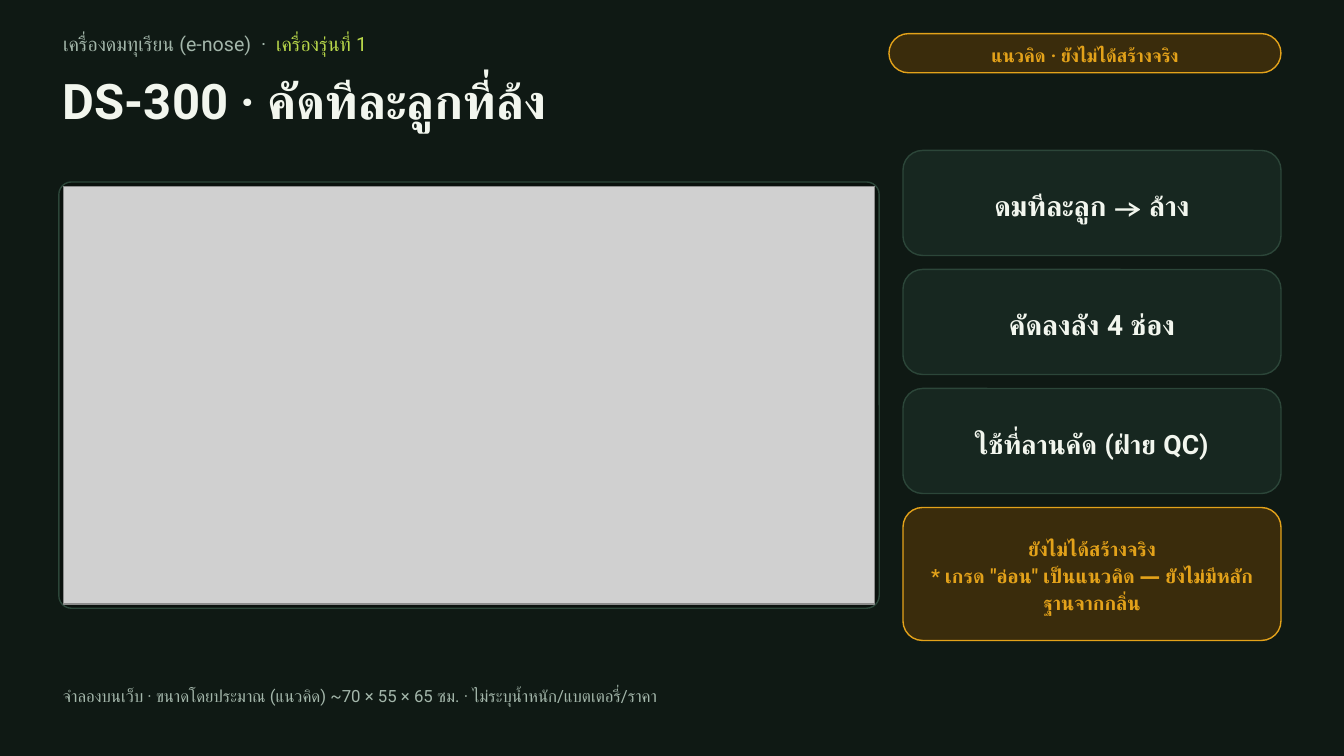
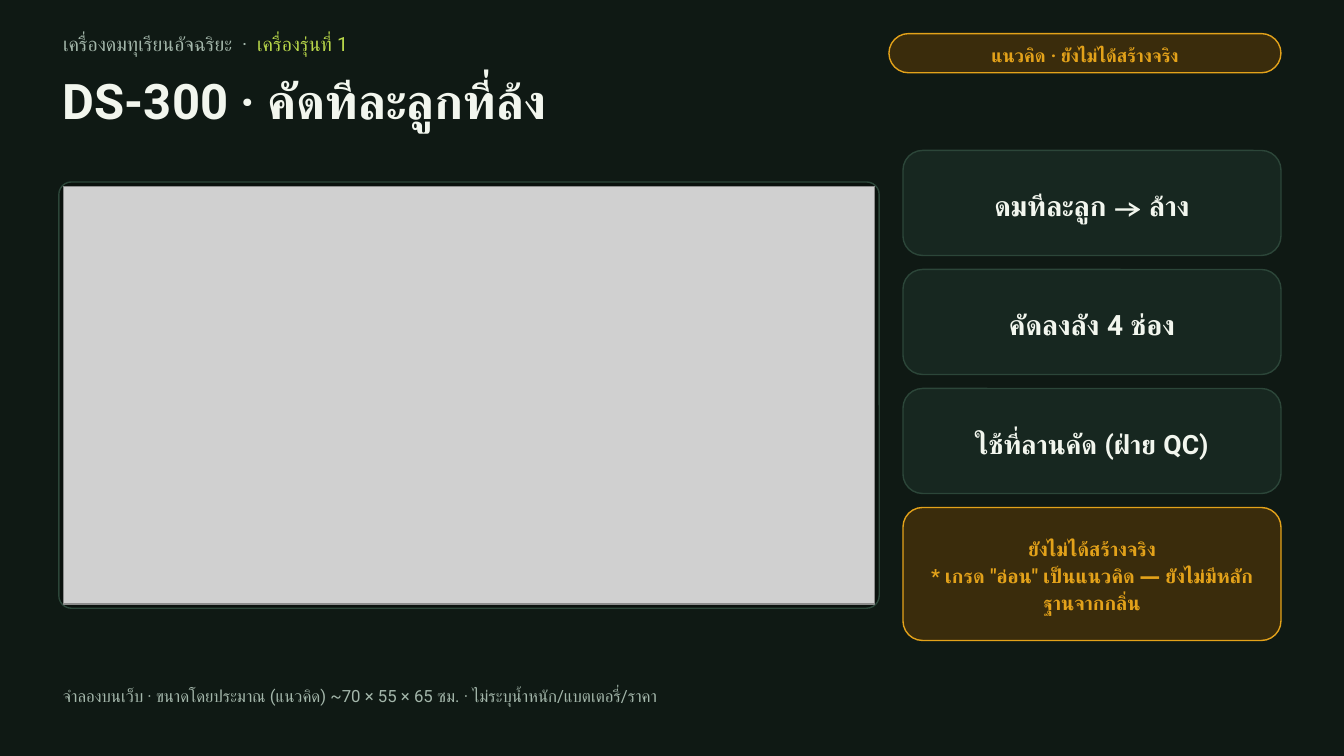
Before and after one commit to moolek02/e-nose-hub, a slide deck: slide 9 of docs/e-nose-pitch-deck-v2.pptx. Drawn at 1344x756 pixels with LibreOffice and Linux fonts; fonts in the diff are those of the drawing; grey boxes stand for pictures. Boxes give left, top, right and bottom in pixels: in the first picture for what was removed or moved away, otherwise in the second. Text is boxed around its words. In the diff, an @@ line names an element or a change of style, - is before the commit and + after.

```diff
--- a/docs/e-nose-pitch-deck-v2.pptx
+++ b/docs/e-nose-pitch-deck-v2.pptx
@@ text at (63,35,348,57): text changed @@
-เครื่องดมทุเรียน (e-nose) · เครื่องรุ่นที่ 1
+เครื่องดมทุเรียนอัจฉริยะ · เครื่องรุ่นที่ 1
```
Also in this commit, not shown: 14 other slides changed, 12 other files.
